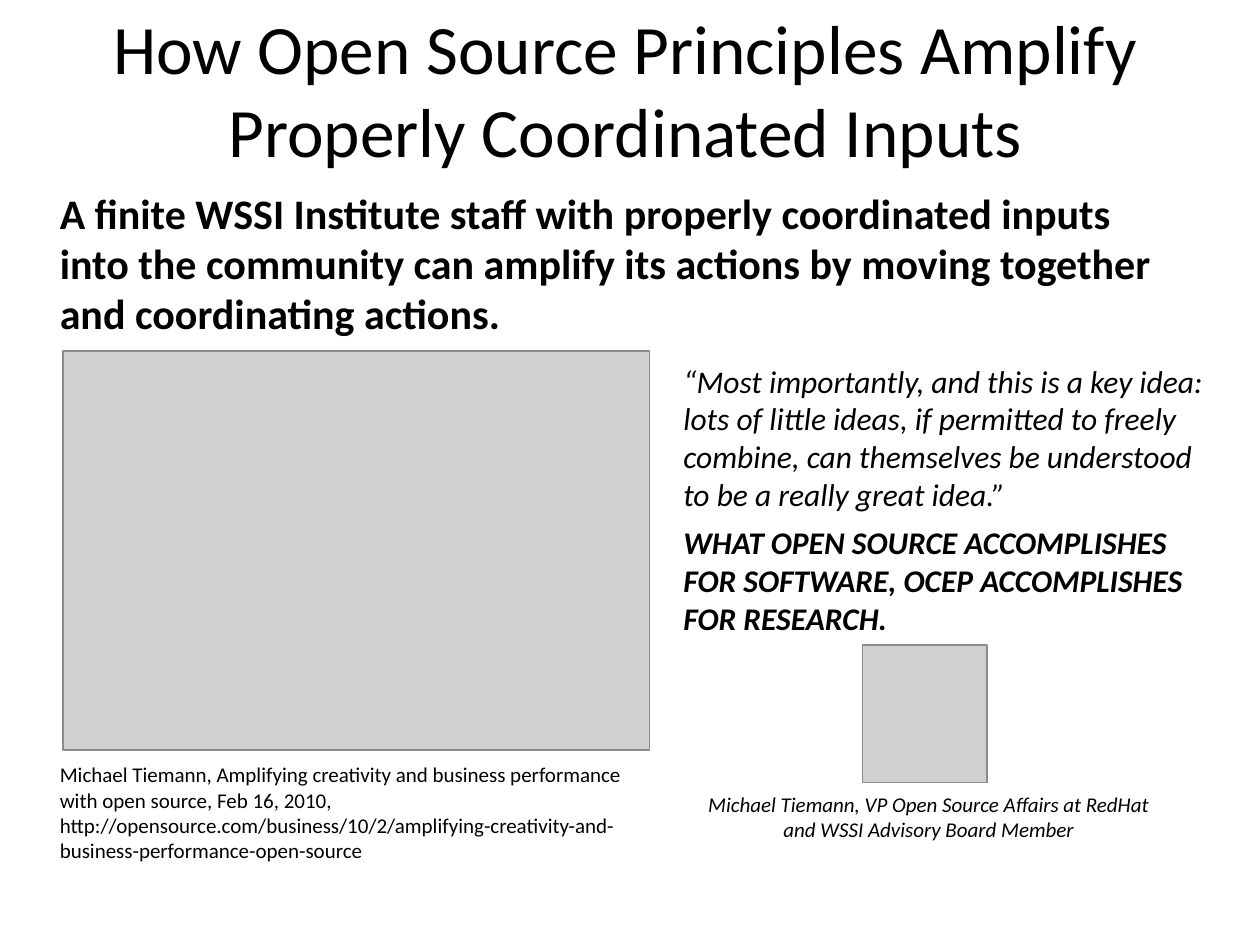
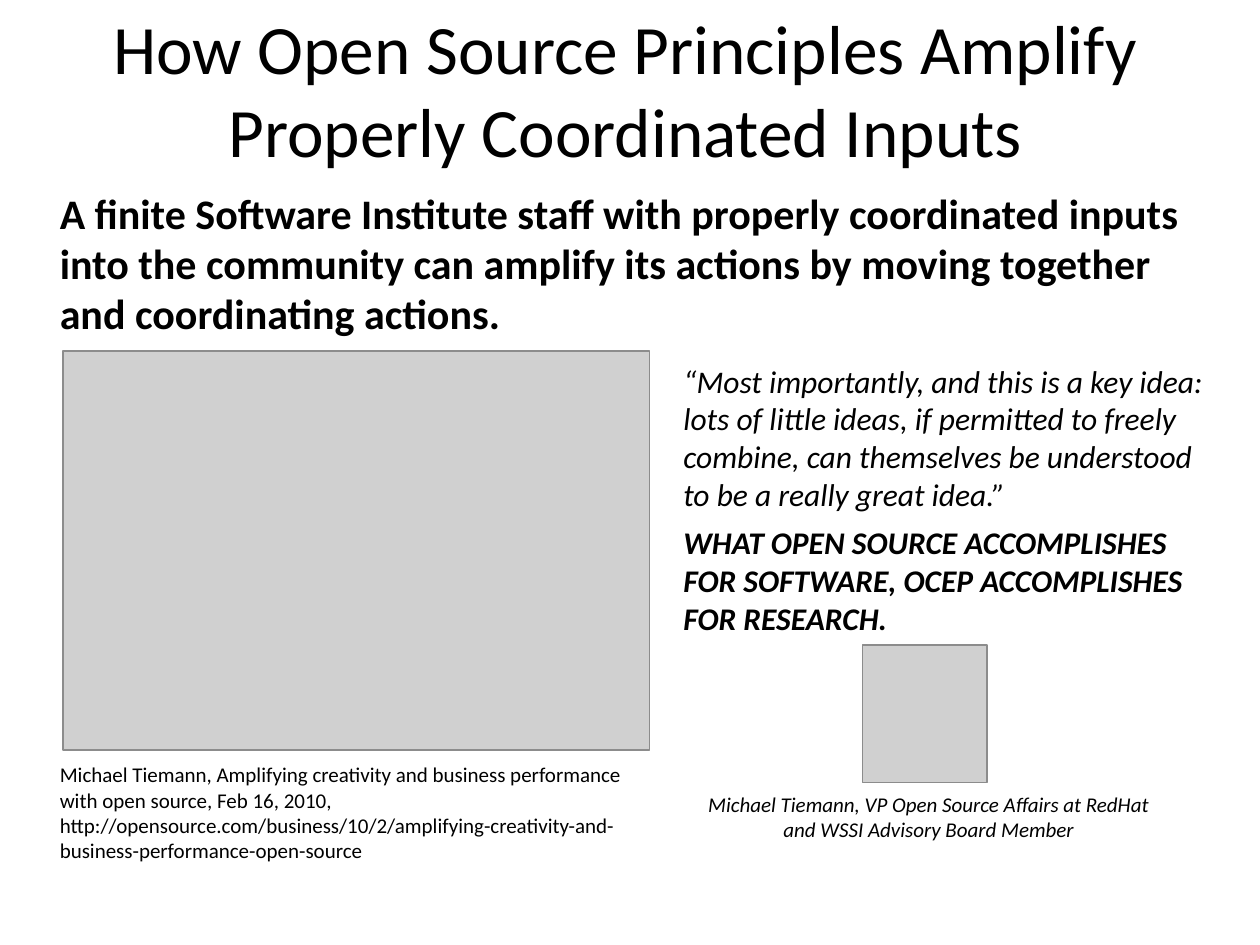
Before and after one commit to NCEAS/oss-2014, a slide deck: slide 13 of day-18/Idaszak_OSS_OpenSource.pptx. Drawn at 1260x945 pixels with LibreOffice and Linux fonts; fonts in the diff are those of the drawing; grey boxes stand for pictures; background and template pictures are left out. Boxes give left, top, right and bottom in pixels: in the first picture for what was removed or moved away, otherwise in the second. Text is boxed around its words. In the diff, an @@ line names an element or a change of style, - is before the commit and + after.

Commit message:
Updated version of Idaszak_OSS_OpenSource.pptx

```diff
--- a/day-18/Idaszak_OSS_OpenSource.pptx
+++ b/day-18/Idaszak_OSS_OpenSource.pptx
@@ text at (60,199,1178,336): text changed @@
-A finite WSSI Institute staff with properly coordinated inputs into the community can amplify its actions by moving together and coordinating actions.
+A finite Software Institute staff with properly coordinated inputs into the community can amplify its actions by moving together and coordinating actions.
```
Also in this commit, not shown: 5 other slides changed.
